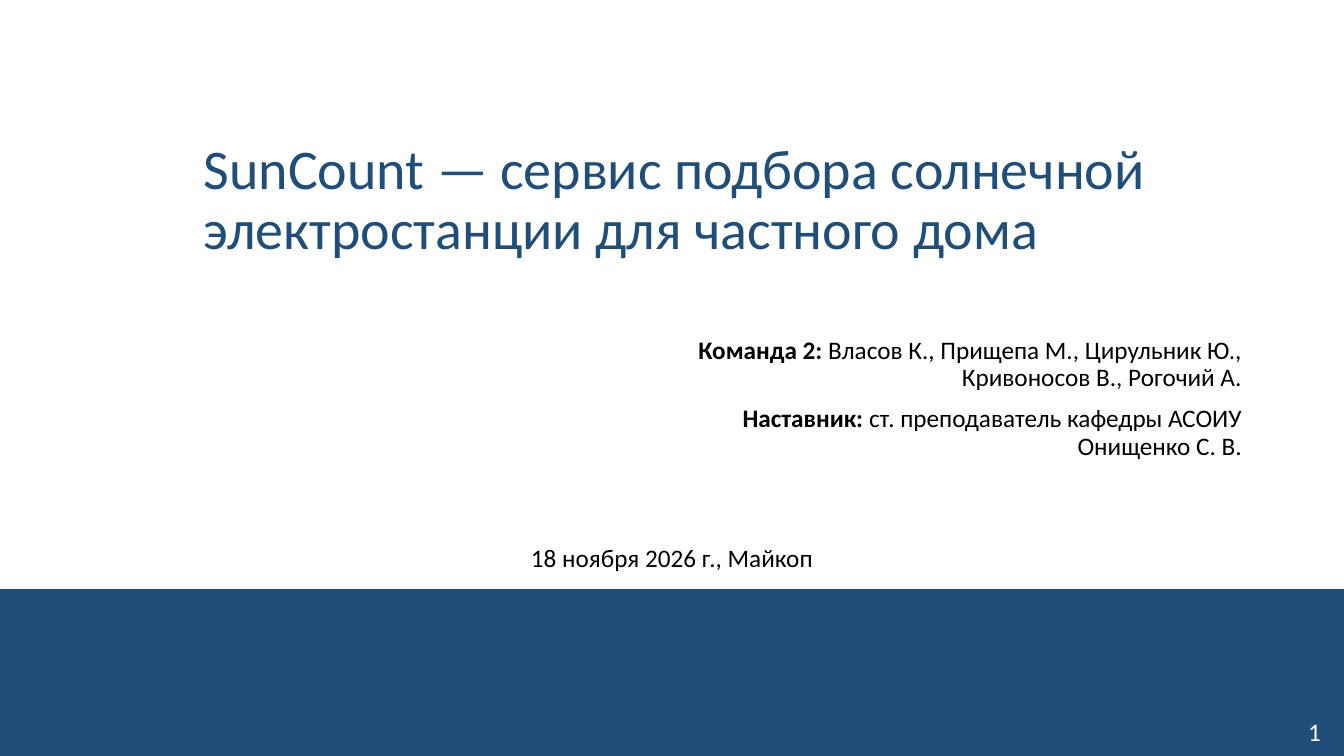
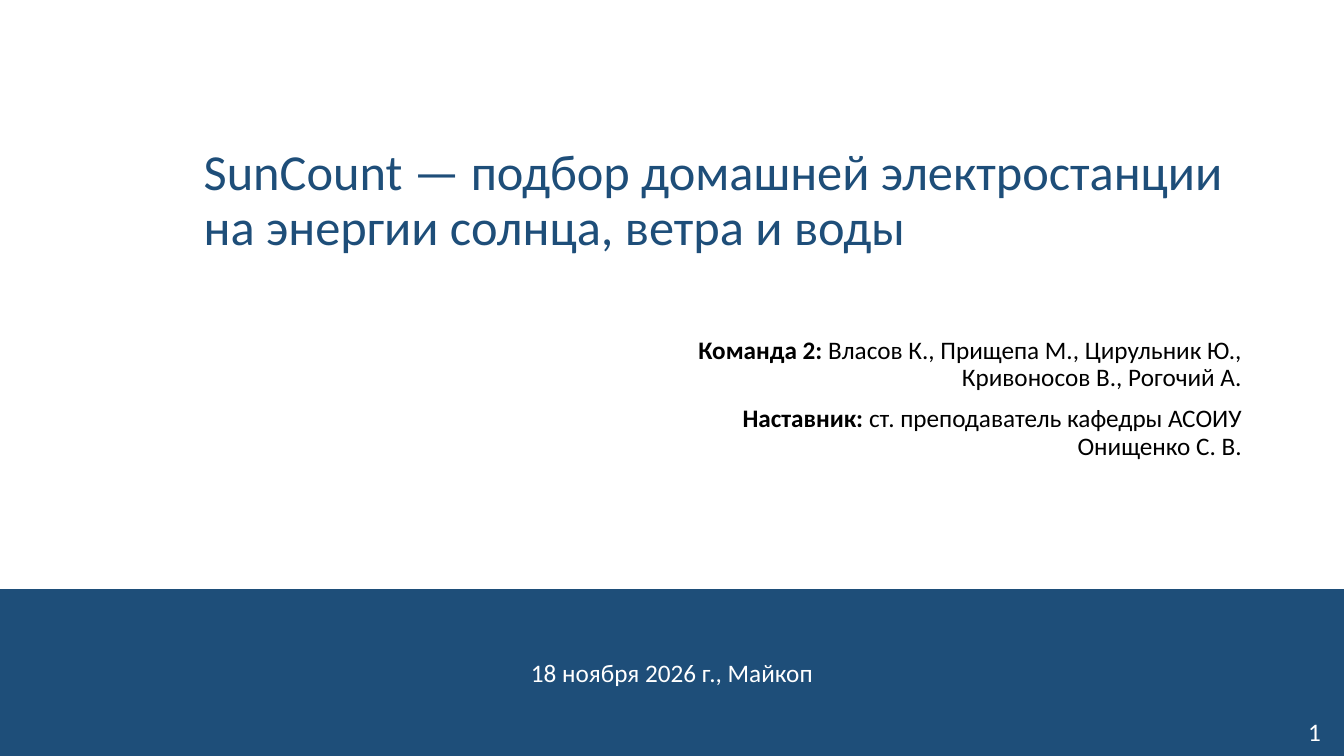
Before and after one commit to NeK0ban/SunCount, a slide deck: slide 1 of reports/ip_truba/SunCount_IS_truba.pptx. Drawn at 1344x756 pixels with LibreOffice and Linux fonts; fonts in the diff are those of the drawing; background and template pictures are left out. Boxes give left, top, right and bottom in pixels: in the first picture for what was removed or moved away, otherwise in the second. Text is boxed around its words. In the diff, an @@ line names an element or a change of style, - is before the commit and + after.

```diff
--- a/reports/ip_truba/SunCount_IS_truba.pptx
+++ b/reports/ip_truba/SunCount_IS_truba.pptx
@@ title at [204, 155, 1223, 254]: text changed; size 40 to 36 pt @@
-SunCount — сервис подбора солнечной электростанции для частного дома
+SunCount — подбор домашней электростанции на энергии солнца, ветра и воды
@@ text "18 ноября 2026 г., Майкоп": place and size @@
-text "18 ноября 2026 г., Майкоп" at [531, 549, 813, 571]
+text "18 ноября 2026 г., Майкоп" at [531, 664, 813, 686]
@@ text "18 ноября 2026 г., Майкоп" at [531, 664, 813, 686]: text colour #000000 to #FFFFFF @@
```
Also in this commit, not shown: 2 other slides changed, 1 slide added, 1 slide removed, 5 other files.
